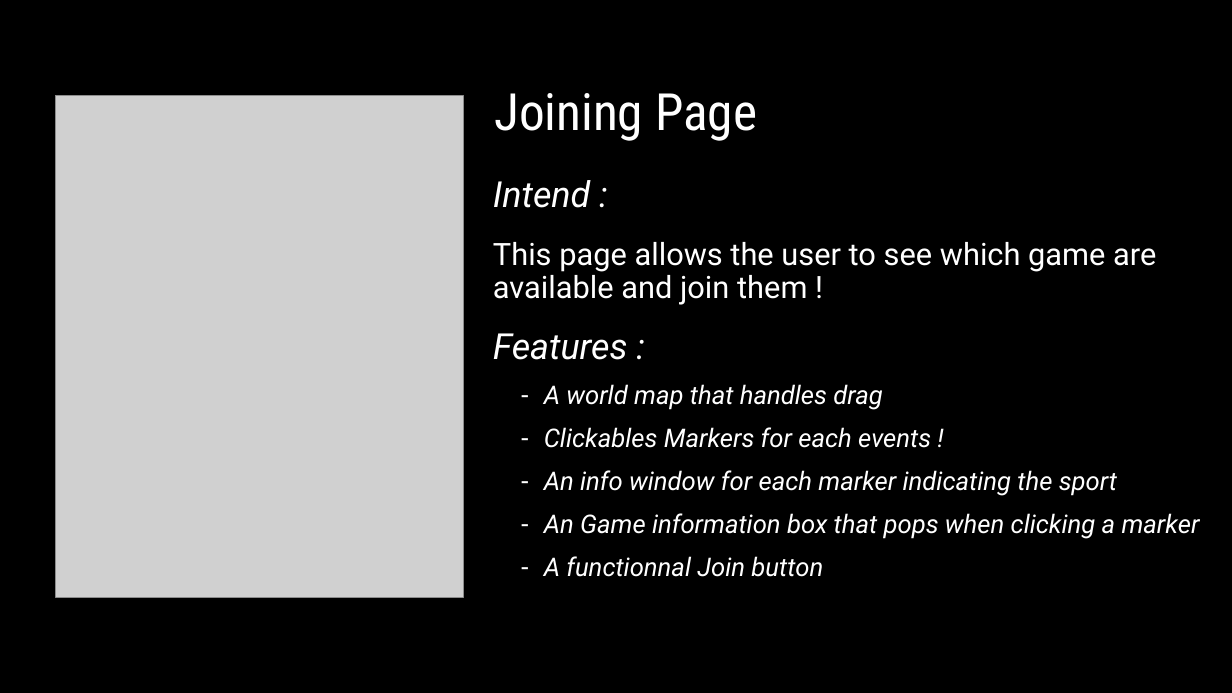
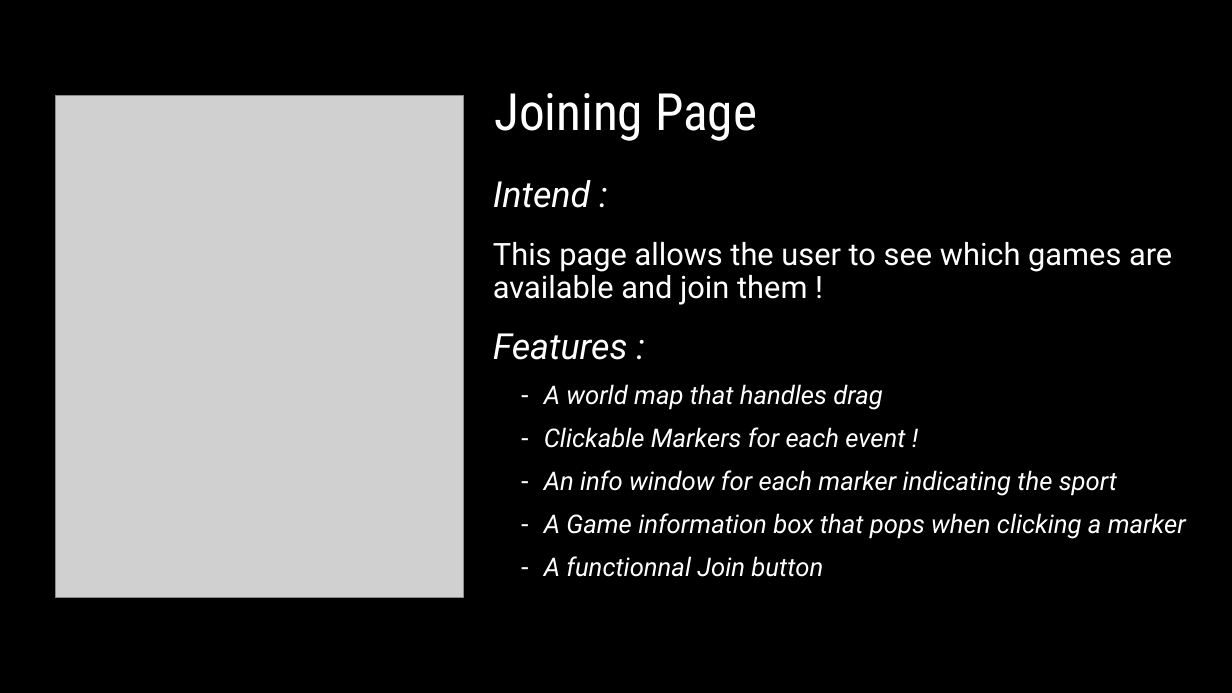
Before and after one commit to Maxime-Michel-1999/PlayingTogether, a slide deck: slide 3 of Playing Together.pptx. Drawn at 1232x693 pixels with LibreOffice and Linux fonts; fonts in the diff are those of the drawing; grey boxes stand for pictures; background and template pictures are left out. Boxes give left, top, right and bottom in pixels: in the first picture for what was removed or moved away, otherwise in the second. Text is boxed around its words. In the diff, an @@ line names an element or a change of style, - is before the commit and + after.

Commit message:
update slides

```diff
--- a/Playing Together.pptx
+++ b/Playing Together.pptx
@@ text at (493,242,1172,305): text changed @@
-This page allows the user to see which game are available and join them !
+This page allows the user to see which games are available and join them !
@@ text at (544,427,905,448): text changed @@
-  – Clickables Markers for each events !
+  – Clickable Markers for each event !
@@ text at (544,513,1186,539): text changed @@
-  – An Game information box that pops when clicking a marker
+  – A Game information box that pops when clicking a marker
```
Also in this commit, not shown: 4 other slides changed.
